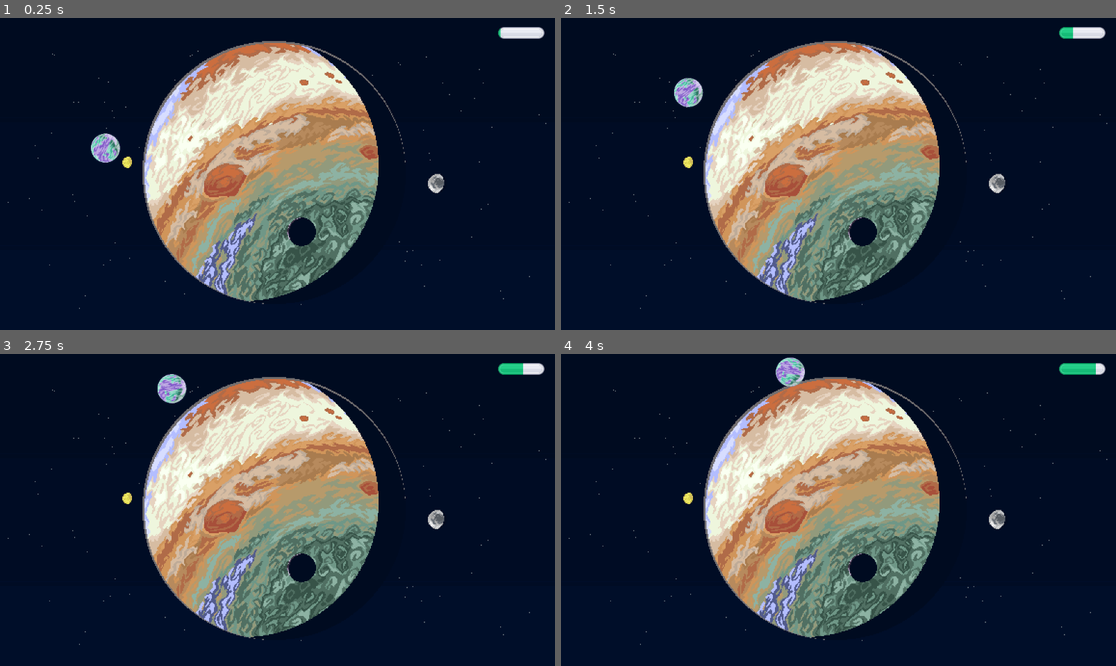
Above: before the commit, frames 1-4 (two rows, left to right).
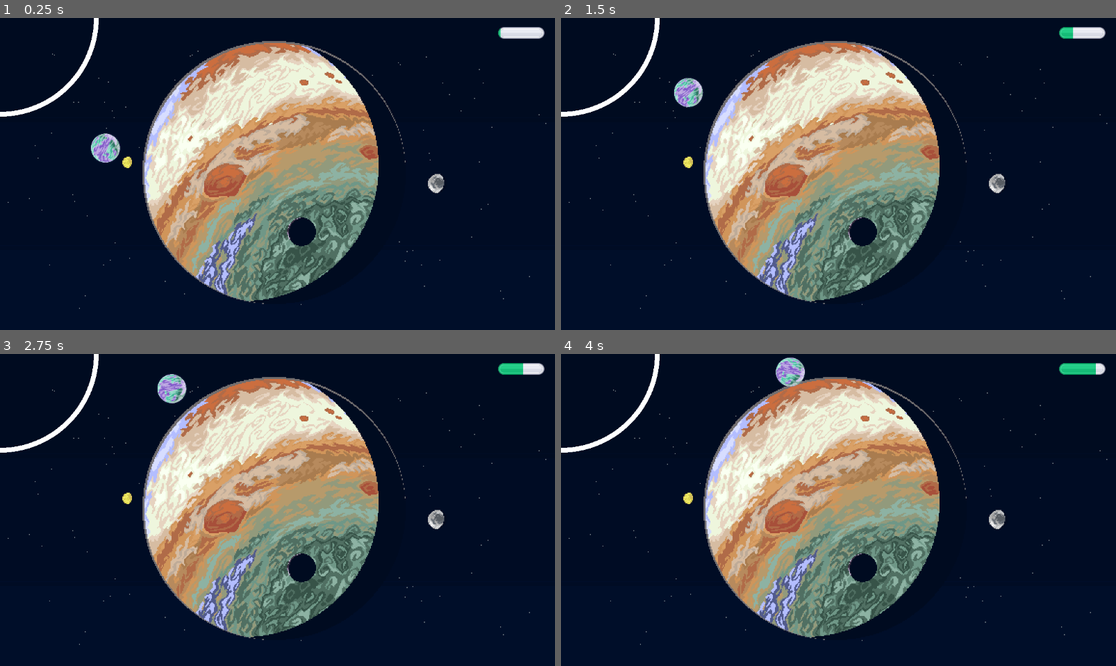
Above: after the commit, the same moments.

Repository: ThreeChooseOne/loopiter
Game: Godot game, scene res://main.tscn
Two runs of this game, one before a commit and one after it. Both use one fixed random seed, a clock stepped at 60 frames per second and the inputs below.
Inputs:
- Up to frame 1 (0.25 s): no input
- Up to frame 2 (1.5 s): no input
- Up to frame 3 (2.75 s): no input
- Up to frame 4 (4 s): no input

The runs differ from the first frame. In frame 1, 0.5% of the frame differs, in the area x 0-18%, y 0-32%; in frame 2, 0.5%; in frame 3, 0.5%; in frame 4, 0.5%.

Commit message:
customizable orbit and body classes

Diff:
--- /dev/null
+++ b/core/base_orbit.gd
@@ -0,0 +1,16 @@
+class_name BaseOrbit extends Path2D
+
+@export var radius: float = 1.0
+@export var center: Vector2 = Vector2(0.0, 0.0)
+
+var speed = 100
+
+func _init(radius: float, center: Vector2) -> void:
+	center = get_viewport_rect().size/2.0
+	curve = Curve2D.new()
+	for n in 100:
+		var angle = 2*PI*n/100
+		var delta_vec: Vector2 = Vector2.from_angle(angle)
+		var new_point: Vector2 = center + radius*delta_vec
+		curve.add_point(new_point)
+	return
--- /dev/null
+++ b/core/base_orbit.tscn
@@ -0,0 +1,9 @@
+[gd_scene load_steps=3 format=3 uid="uid://ci3lm7s2x28ie"]
+
+[ext_resource type="Script" uid="uid://bxlbjj0ht5opg" path="res://core/base_orbit.gd" id="1_fi3r2"]
+
+[sub_resource type="Curve2D" id="Curve2D_5x0sw"]
+
+[node name="BaseOrbit" type="Path2D"]
+curve = SubResource("Curve2D_5x0sw")
+script = ExtResource("1_fi3r2")
--- /dev/null
+++ b/core/orbiting_body.gd
@@ -0,0 +1,38 @@
+class_name OrbitingBody extends Node2D
+
+@export var speed: int = 100
+
+@export var planet_size: Vector2 = Vector2(75.0, 75.0)
+
+var planets = [
+	preload("res://assets/planets/planet00.png"),
+	preload("res://assets/planets/planet01.png"),
+	preload("res://assets/planets/planet02.png"),
+	preload("res://assets/planets/planet03.png"),
+	preload("res://assets/planets/planet04.png"),
+	preload("res://assets/planets/planet05.png"),
+	preload("res://assets/planets/planet07.png"),
+	preload("res://assets/planets/planet08.png"),
+	preload("res://assets/planets/planet09.png"),
+]
+
+var follower: PathFollow2D
+var sprite: Sprite2D
+
+func _init():
+	follower = PathFollow2D.new()
+	sprite = Sprite2D.new()
+
+func add_random_planet() -> void:
+	var random_planet_png = planets[randi() % planets.size()]
+	sprite.texture = random_planet_png
+	var texture_size = sprite.texture.get_size()
+	var scale_factor = Vector2(planet_size.x / texture_size.x, planet_size.y / texture_size.y)
+	sprite.scale = scale_factor
+	follower.add_child(sprite)
+
+func get_follower() -> PathFollow2D:
+	return follower
+
+func update(delta: float):
+	follower.progress += speed * delta
--- a/main.gd
+++ b/main.gd
@@ -2,6 +2,27 @@
 
 @onready var orbit: Path2D = %Orbit
 
+var orbits: Array[BaseOrbit] = []
+
+var moons: Array[OrbitingBody] = []
+var debug_orbit
 func _ready() -> void:
 	# Initialize orbit with a random planet
 	orbit.add_random_planet()
+
+	for n in 5:
+		var orbit_radius = (n+1)*200.0
+		var center = Vector2()
+		orbits.append(BaseOrbit.new(orbit_radius, center))
+
+	var gen_moon = OrbitingBody.new()
+	moons.append(gen_moon)
+	orbits[0].add_child(gen_moon.get_follower())
+	debug_orbit = Line2D.new()
+	debug_orbit.points = orbits[0].curve.get_baked_points()
+	add_child(debug_orbit)
+	print(orbits[0])
+
+func _process(delta: float) -> void:
+	for mm in moons:
+		mm.update(delta)
Not shown, added: core/base_orbit.gd.uid
Not shown, added: core/orbiting_body.gd.uid
